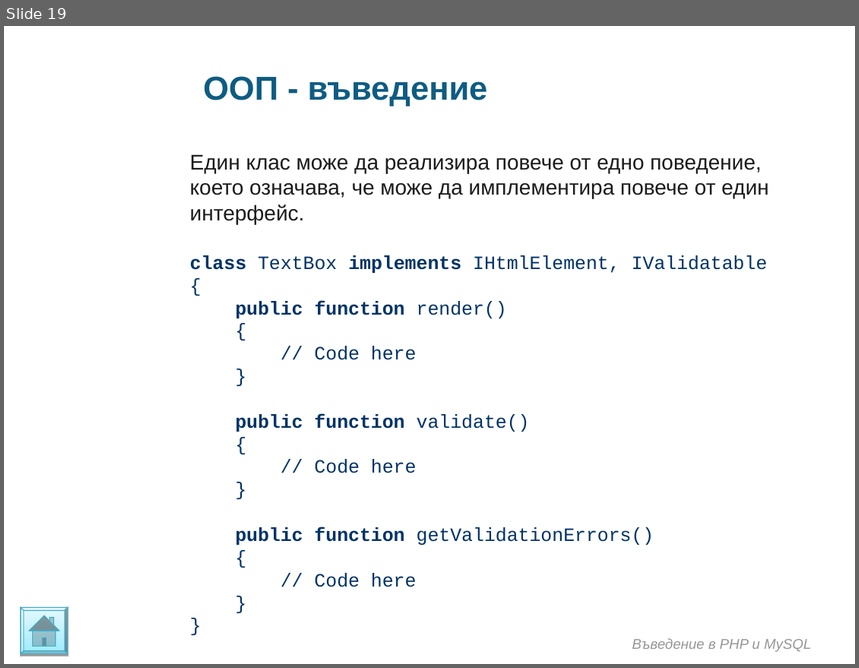
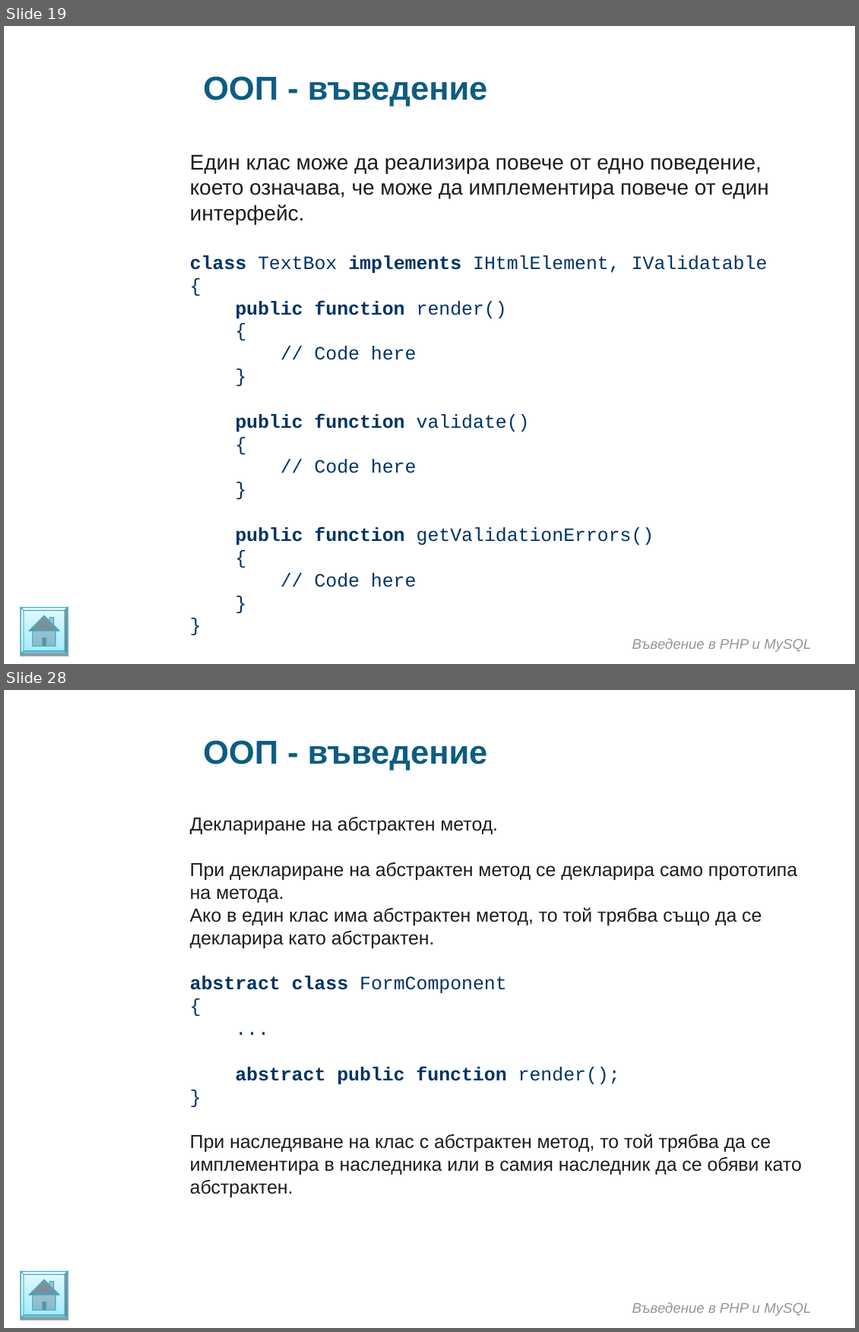
Before and after one commit to ivanstoynov/php-learning, a slide deck: Materials/PHP/Introduction in OOP.ppt. Shown one above the other, each under a label of ours: slide 19 before the commit, slides 19 and 28 after it; the slides between them are not shown. The pictures are 859x668 and 859x1332 pixels, drawn with LibreOffice and Linux fonts; fonts in the diff are those of the drawing; background and template pictures are left out. Boxes give left, top, right and bottom in pixels: in the first picture for what was removed or moved away, otherwise in the second. Text is boxed around its words. In the diff, an @@ line names an element or a change of style, - is before the commit and + after.

```diff
--- a/Materials/PHP/Introduction in OOP.ppt
+++ b/Materials/PHP/Introduction in OOP.ppt
@@ slide 28 added at [4, 690, 855, 1328], background picture (left out) @@
@@ text added at [203, 740, 488, 771], 28 pt, text #0E5C82, bold @@
+ООП - въведение
@@ text added at [190, 817, 802, 1198], 16 pt, text #1C1C1C @@
+Деклариране на абстрактен метод.
+При деклариране на абстрактен метод се декларира само прототипа на метода.
+Ако в един клас има абстрактен метод, то той трябва също да се декларира като абстрактен.
+abstract class FormComponent
+{
+...
+abstract public function render();
+}
+При наследяване на клас с абстрактен метод, то той трябва да се имплементира в наследника или в самия наследник да се обяви като абстрактен.
@@ freeform shape added at [21, 1272, 68, 1319], fill gradient #9EEAFF to #E4F9FF, outline #46AAC5 0.74 pt @@
@@ text added at [633, 1303, 811, 1316], 12 pt, text #969696, italic @@
+Въведение в PHP и MySQL
```
Also in this commit, not shown: 2 slides changed, 11 other slides added, 2 other files.
